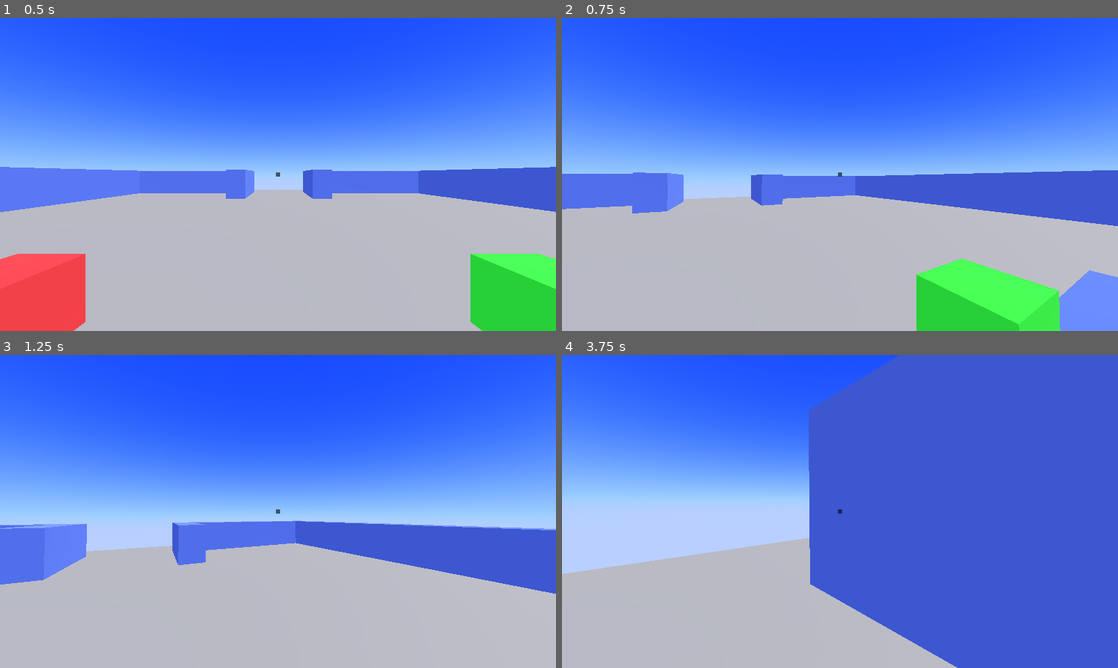
Above: before the commit, frames 1-4 (two rows, left to right).
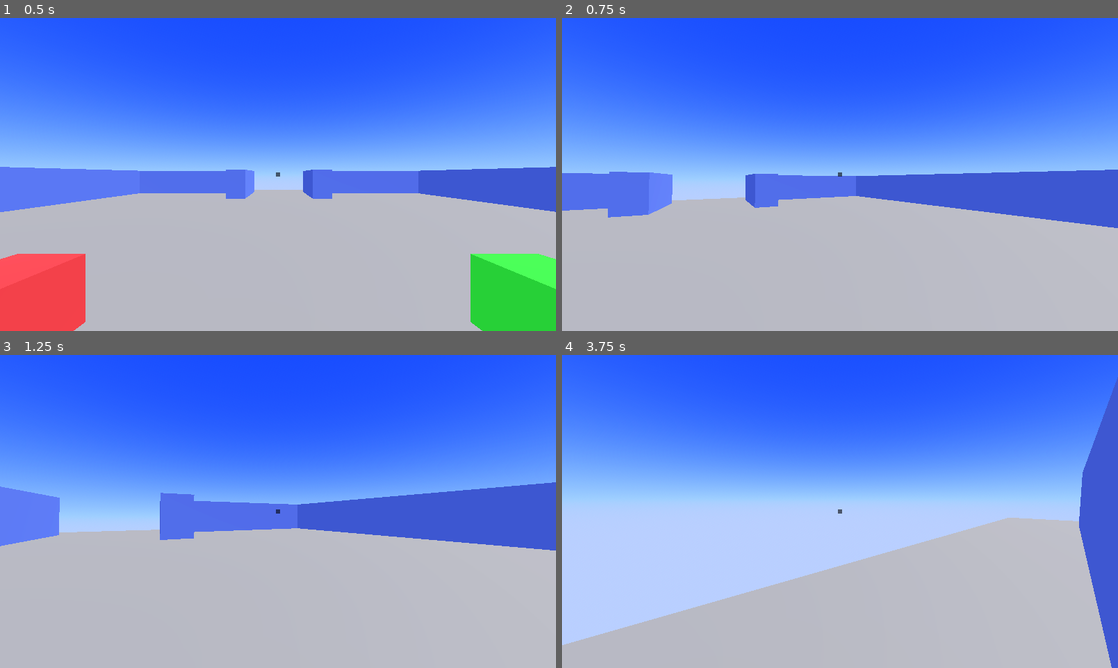
Above: after the commit, the same moments.

Repository: Skyvastern/the-aspiring-deva
Game: Godot game, scene res://main/main.tscn
Same seed, same stepped clock (60 frames per second), same inputs: the game is played once before the commit and once after it.
Inputs (mouse positions are in pixels of both pictures, inside the frame that each line leads up to):
- Up to frame 1 (0.5 s): no input
- Up to frame 2 (0.75 s): tap Enter at 0.5 s; move the mouse to (867, 174) at 0.52 s; hold W (forward) from 0.53 s (still down); tap E (interact) at 0.6 s
- Up to frame 3 (1.25 s): keep holding W (forward); tap Space (jump) at 0.77 s
- Up to frame 4 (3.75 s): keep holding W (forward); move the mouse to (812, 511) at 1.27 s; tap E (interact) at 1.35, 2.3, 2.85, 3.6 s; tap Space (jump) at 1.52, 3.02 s; move the mouse to (851, 505) at 2.02 s; tap Q (interact_detailed) at 2.1 s; move the mouse to (834, 517) at 2.77 s; move the mouse to (878, 514) at 3.52 s

Frame 1 is identical in both runs. In frame 2, 7.7% of the frame differs, in the area x 0-100%, y 48-100%; in frame 3, 16%; in frame 4, 54%, in the area x 0-100%, y 0-100%.

Commit message:
Fix switch being activated multiple times on many key presses

Diff:
--- a/frontend/main/level/switches/switch.gd
+++ b/frontend/main/level/switches/switch.gd
@@ -8,7 +8,7 @@
 
 func on_player_interactable() -> void:
 	switch_interact = switch_interact_scene.instantiate()
-	switch_interact.setup(switch_type)
+	switch_interact.setup(self)
 
 	add_child(switch_interact)
 
@@ -16,3 +16,7 @@
 func on_player_not_interactable() -> void:
 	if is_instance_valid(switch_interact):
 		switch_interact.queue_free()
+
+
+func disable_further_interaction() -> void:
+	collision_layer = 1
--- a/frontend/main/level/switches/switch_heaven.tscn
+++ b/frontend/main/level/switches/switch_heaven.tscn
@@ -8,6 +8,7 @@
 
 [node name="SwitchHeaven" type="CSGCombiner3D"]
 use_collision = true
+collision_layer = 8
 script = ExtResource("1_bx127")
 switch_interact_scene = ExtResource("2_t4300")
 
--- a/frontend/main/level/switches/switch_hell.tscn
+++ b/frontend/main/level/switches/switch_hell.tscn
@@ -8,6 +8,7 @@
 
 [node name="SwitchHell" type="CSGCombiner3D"]
 use_collision = true
+collision_layer = 8
 script = ExtResource("1_jifut")
 switch_type = "Hell"
 switch_interact_scene = ExtResource("2_cablr")
--- a/frontend/main/level/switches/switch_interact/switch_interact.gd
+++ b/frontend/main/level/switches/switch_interact/switch_interact.gd
@@ -2,13 +2,13 @@
 class_name SwitchInteract
 
 @export var description: Label
-var switch_type: String = ""
+var switch: Switch
 
 
-func setup(new_switch_type: String) -> void:
-	switch_type = new_switch_type
+func setup(new_switch: Switch) -> void:
+	switch = new_switch
 
-	match switch_type:
+	match switch.switch_type:
 		"Yama":
 			description.text = "Return to Yama"
 		"Heaven":
@@ -19,7 +19,9 @@
 
 func _process(_delta: float) -> void:
 	if Input.is_action_just_pressed("interact"):
-		if switch_type == "Yama":
+		switch.disable_further_interaction()
+
+		if switch.switch_type == "Yama":
 			Global.game_manager.return_to_yama()
 		else:
-			Global.game_manager.decide_fate(switch_type == "Heaven")
+			Global.game_manager.decide_fate(switch.switch_type == "Heaven")
--- a/frontend/main/level/switches/switch_yama.tscn
+++ b/frontend/main/level/switches/switch_yama.tscn
@@ -8,6 +8,7 @@
 
 [node name="SwitchYama" type="CSGCombiner3D"]
 use_collision = true
+collision_layer = 8
 script = ExtResource("1_fqdxl")
 switch_type = "Yama"
 switch_interact_scene = ExtResource("2_5ndm4")
--- a/frontend/main/player/player.gd
+++ b/frontend/main/player/player.gd
@@ -8,7 +8,7 @@
 @export var gravity: float = 100
 @export var npc_detection_range: float = 5
 
-const INTERACTABLE_LAYER = 5
+const INTERACTABLE_LAYER = 12 # npc(4) + switch(8)
 var interactable_node: Node
 var prev_interactable_node: Node
 
--- a/frontend/project.godot
+++ b/frontend/project.godot
@@ -79,6 +79,7 @@
 3d_physics/layer_1="world"
 3d_physics/layer_2="player"
 3d_physics/layer_3="npc"
+3d_physics/layer_4="switch"
 
 [rendering]
 
